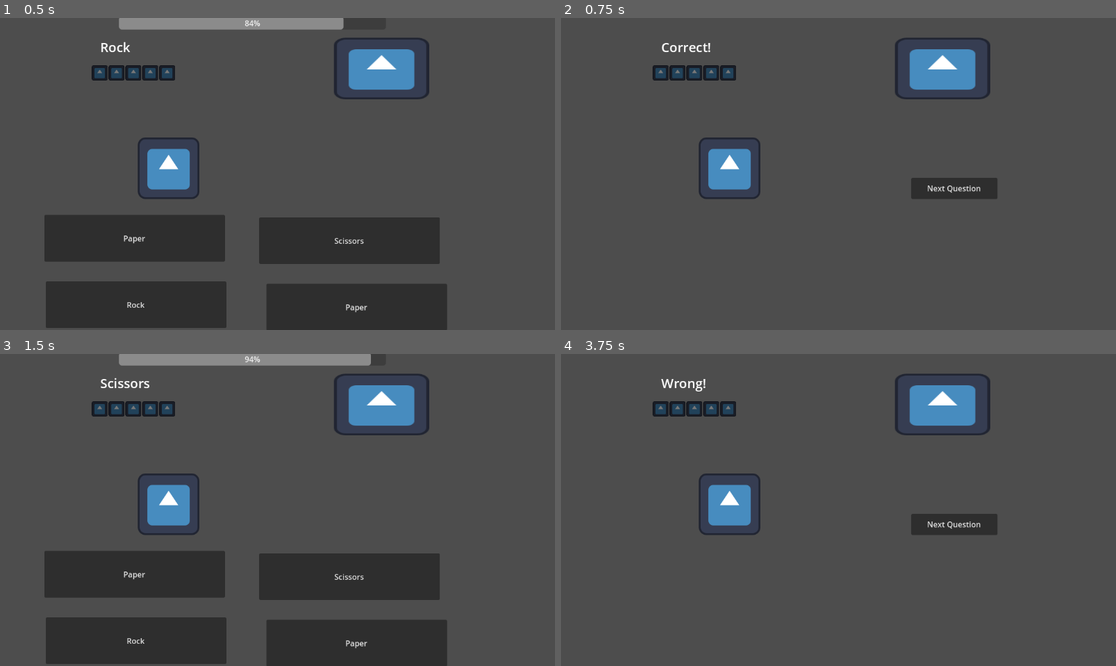
Above: before the commit, frames 1-4 (two rows, left to right).
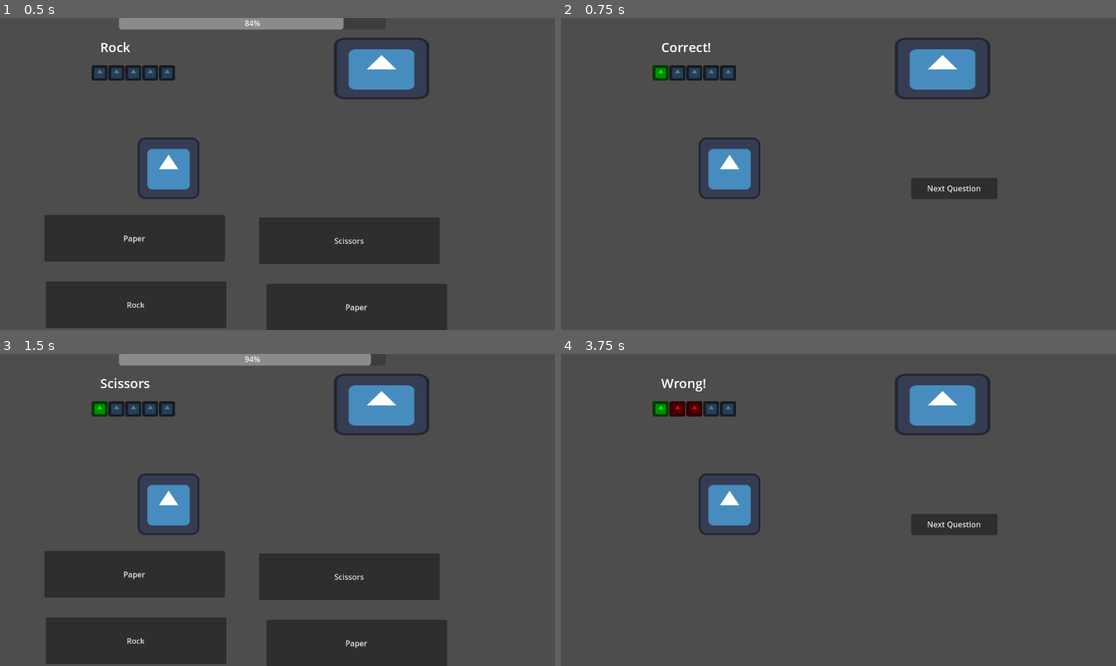
Above: after the commit, the same moments.

Repository: S1lv3rn/GGJ2024
Game: Godot game, scene res://joke_game.tscn
Same seed, same stepped clock (60 frames per second), same inputs: the game is played once before the commit and once after it. The engine's default icon, where the game draws it, is replaced by a stand-in: a white triangle on a blue panel in a dark square.
Inputs:
- Up to frame 1 (0.5 s): no input
- Up to frame 2 (0.75 s): click "Paper" at 0.5 s
- Up to frame 3 (1.5 s): click "Next Question" at 1.25 s
- Up to frame 4 (3.75 s): click "Scissors" at 2 s; click "Next Question" at 2.75 s; click "Rock" at 3.5 s

Frame 1 is identical in both runs. In frame 2, 0.1% of the frame differs, in the area x 16-20%, y 15-21%; in frame 3, 0.1%; in frame 4, 0.4%, in the area x 16-26%, y 15-21%.

Commit message:
Set up main game scene

Diff:
--- a/joke_game.tscn
+++ b/joke_game.tscn
@@ -64,7 +64,6 @@
 
 [node name="NextButton" type="Button" parent="."]
 unique_name_in_owner = true
-visible = false
 offset_left = 727.0
 offset_top = 332.0
 offset_right = 906.0
--- a/joke_mini_game.gd
+++ b/joke_mini_game.gd
@@ -64,16 +64,17 @@
 		reply = "Wrong!"
 		userAnswers[questionNo] = 2
 
+	%PointsList.displayScore(userAnswers)
 	%KingsTalk.text = reply
 
 	if userAnswers.count(2) >= 3:
 		%GameEnd/GameEndLabel.text = "what are you doing"
 		%GameEnd.visible = true
 
-	if questionNo == 4:
-		%GameEnd/GameEndLabel.text = "End"
+	if userAnswers.count(1) >= 3:
+		%GameEnd/GameEndLabel.text = "you did it"
 		%GameEnd.visible = true
-	else:
+	elif questionNo < 5:
 		%NextButton.visible = true
 
 
--- /dev/null
+++ b/main_game.tscn
@@ -0,0 +1,14 @@
+[gd_scene load_steps=2 format=3 uid="uid://cdwm2em4iu751"]
+
+[ext_resource type="Texture2D" uid="uid://bnmy8k31d3ehd" path="res://icon.svg" id="1_kns40"]
+
+[node name="MainGame" type="Node2D"]
+
+[node name="King" type="Sprite2D" parent="."]
+position = Vector2(557, 75)
+texture = ExtResource("1_kns40")
+
+[node name="Jester" type="Sprite2D" parent="."]
+position = Vector2(560, 451)
+scale = Vector2(0.640625, 0.492188)
+texture = ExtResource("1_kns40")
